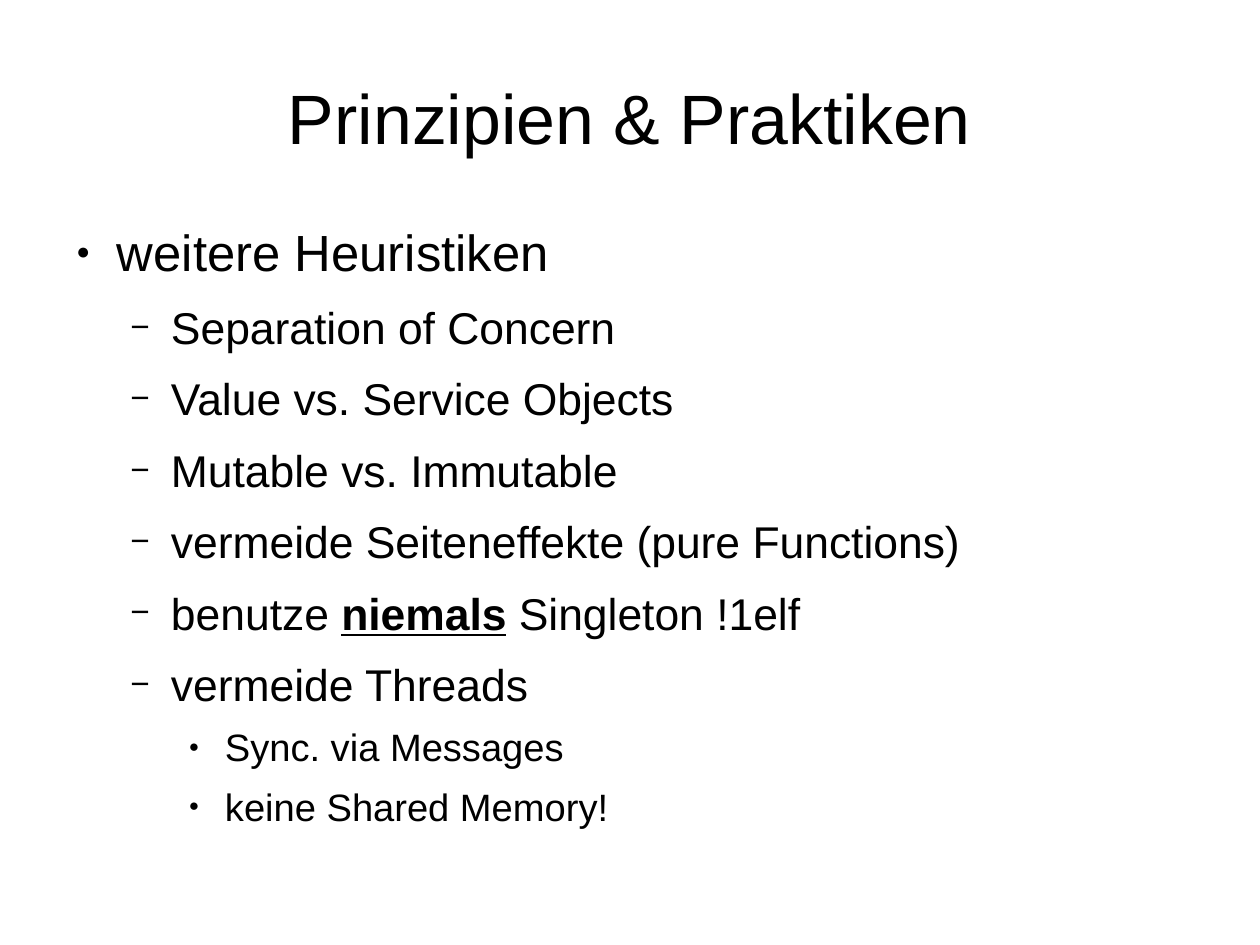
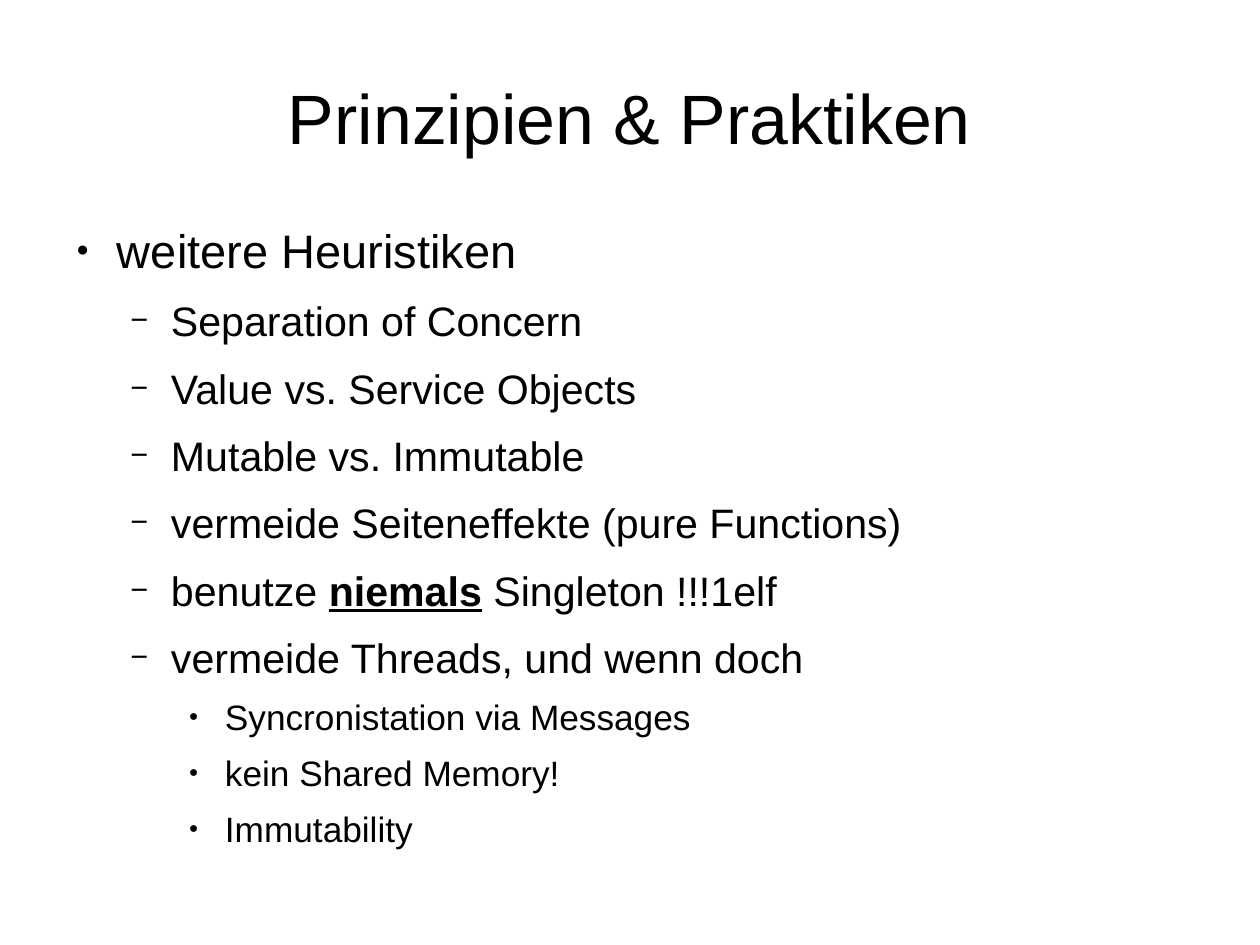
Before and after one commit to Weltraumschaf/Slides, a slide deck: slide 11 of CleanCode/Clean_Code.odp. Drawn at 1260x945 pixels with LibreOffice and Linux fonts; fonts in the diff are those of the drawing. Boxes give left, top, right and bottom in pixels: in the first picture for what was removed or moved away, otherwise in the second. Text is boxed around its words. In the diff, an @@ line names an element or a change of style, - is before the commit and + after.

```diff
--- a/CleanCode/Clean_Code.odp
+++ b/CleanCode/Clean_Code.odp
@@ text at [117, 234, 901, 547]: size 32 to 29.6 pt in "weitere Heuristiken"; size 28 to 25.9 pt in "Separation of Concern", "Value vs. Service Objects", "Mutable vs. Immutable", "vermeide Seiteneffekte (pure Functions)" @@
@@ text at [171, 576, 803, 787]: text changed; size 28 to 25.9 pt @@
-  − benutze niemals Singleton !1elf
-  − vermeide Threads
-    ● Sync. via Messages
-    ● keine Shared Memory!
+  − benutze niemals Singleton !!!1elf
+  − vermeide Threads, und wenn doch
+    ● Syncronistation via Messages
+    ● kein Shared Memory!
+    ● Immutability
```
Also in this commit, not shown: 7 other slides changed, 1 other file.
